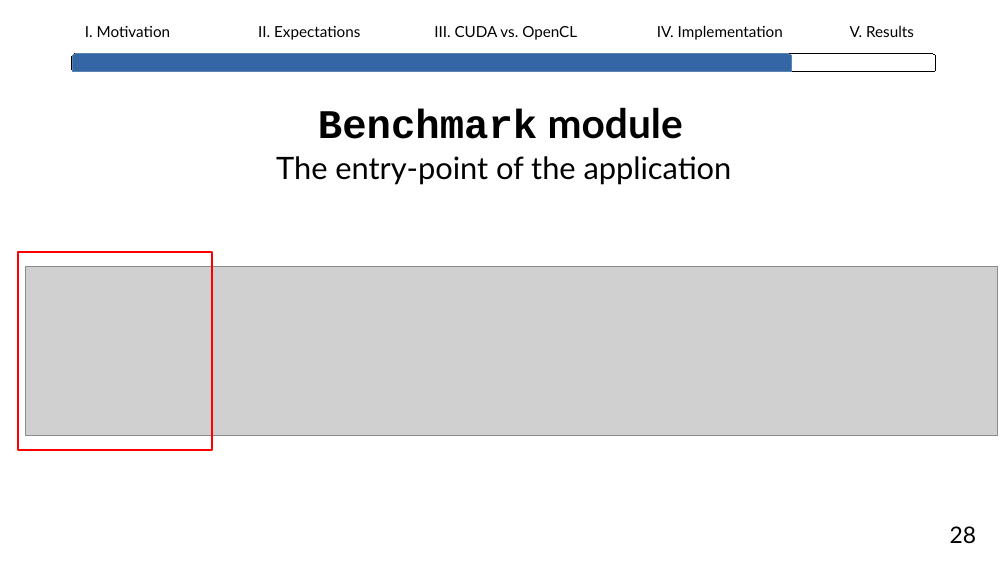
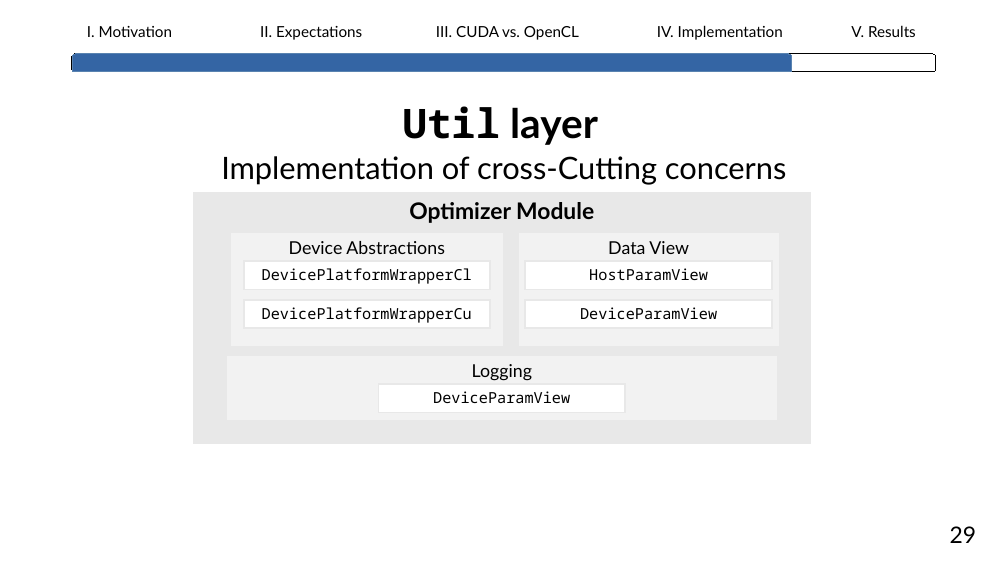
Before and after one commit to lhahner/opti-perf, a slide deck: slide 37 of docs/presentation/final-presentation.odp (slide 30 before the commit). Drawn at 1008x567 pixels with LibreOffice and Linux fonts; fonts in the diff are those of the drawing; grey boxes stand for pictures. Boxes give left, top, right and bottom in pixels: in the first picture for what was removed or moved away, otherwise in the second. Text is boxed around its words. In the diff, an @@ line names an element or a change of style, - is before the commit and + after.

Commit message:
adjusts implementation slides

```diff
--- a/docs/presentation/final-presentation.odp
+++ b/docs/presentation/final-presentation.odp
@@ title at [403,106,598,145]: text changed; font Courier New to Lato @@
-Benchmark module
+Util layer
@@ text at [221,156,786,185]: text changed @@
-The entry-point of the application
+Implementation of cross-Cutting concerns
@@ freeform shape added at [194,193,810,445], fill #E8E8E8, outline #E8E8E8 1.5 pt, 18 pt, text #000000, bold @@
+Optimizer Module
@@ freeform shape added at [230,232,504,347], fill #F2F2F2, outline #E8E8E8 1.5 pt, 14 pt, text #000000 @@
+Device Abstractions
@@ freeform shape added at [518,232,779,347], fill #F2F2F2, outline #E8E8E8 1.5 pt, 14 pt, text #000000 @@
+Data View
@@ rectangle removed at [18,252,213,451] @@
@@ picture removed at [26,266,998,435] @@
@@ freeform shape added at [243,262,490,290], fill #FFFFFF, outline #E8E8E8 1.5 pt, 12 pt, text #000000 @@
+DevicePlatformWrapperCl
@@ freeform shape added at [526,262,773,290], fill #FFFFFF, outline #E8E8E8 1.5 pt, 12 pt, text #000000 @@
+HostParamView
@@ freeform shape added at [243,300,490,328], fill #FFFFFF, outline #E8E8E8 1.5 pt, 12 pt, text #000000 @@
+DevicePlatformWrapperCu
@@ freeform shape added at [526,300,773,328], fill #FFFFFF, outline #E8E8E8 1.5 pt, 12 pt, text #000000 @@
+DeviceParamView
@@ freeform shape added at [226,356,778,422], fill #F2F2F2, outline #E8E8E8 1.5 pt, 14 pt, text #000000 @@
+Logging
@@ freeform shape added at [379,384,626,413], fill #FFFFFF, outline #E8E8E8 1.5 pt, 12 pt, text #000000 @@
+DeviceParamView
@@ text removed at [950,526,977,544] @@
-28
@@ text added at [950,526,977,543], 18 pt, text #000000 @@
+29
```
Also in this commit, not shown: 38 other slides changed, 5 slides added, 1 other file.
